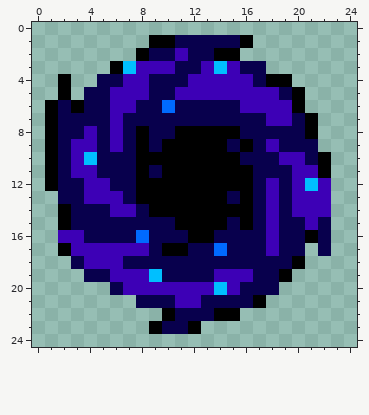
Edited in one commit: pixel-art sprite (Assets/Assets/BlackHole.png). This is how it looked before the edit.
The file is 25x25 pixels.
After the commit:
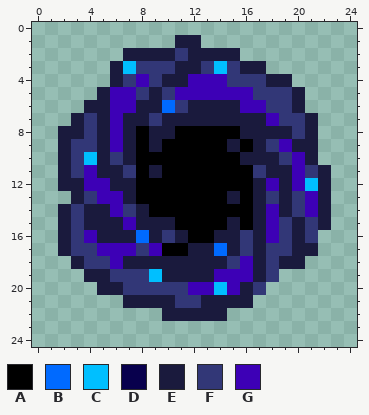
Palette (. is transparent): A #000000  B #006aff  C #00bfff  D #08004d  E #1a1a3d  F #323777  G #3d00b6
Edits made:
Changed rows in their new state; - is an unchanged pixel.
first column x 1:
 1 --------..EE....------
 2 ------EEEEFEEEE-------
 3 -----E-FFFEEF-FEE-----
 4 -.--.EF-FEE---FFFEE---
 5 -.-.E--FEF------FFFE--
 6 ...EE--EE-FEEEE--FFE--
 7 ..EFE-EEFEEEEEEEE-FFE-
 8 .EEFE-E-EE-----EEEEFE-
 9 .EFFE-E-E-----E-EFGEE-
10 .EF-EFE--------EEEF-E.
11 .EF-EEF-E-------FEE-FE
12 .EE--EE---------E-E--E
13 -.EF--E-------E-EFEF-E
14 -EFEE-FE--------E-EF-E
15 -EFEEEGEEE----E-E-FEFE
16 -EFGEEE-EFE--EEFE-FEF.
17 -EFF---FG--EE-EFEFFEE.
18 --EFF-EEEEEEEEFGEFEE--
19 ---EEFFF-EEEE---EF.---
20 ----EEFFFFF----EF.----
21 ------EEEEFFEEEE.-----
22 ---------EEEEE.-------
23 --------....----------
Boxes around the changes in both pictures, in picture pixels (x1, y1, x2, y2):
changed: (45, 35, 331, 334)
